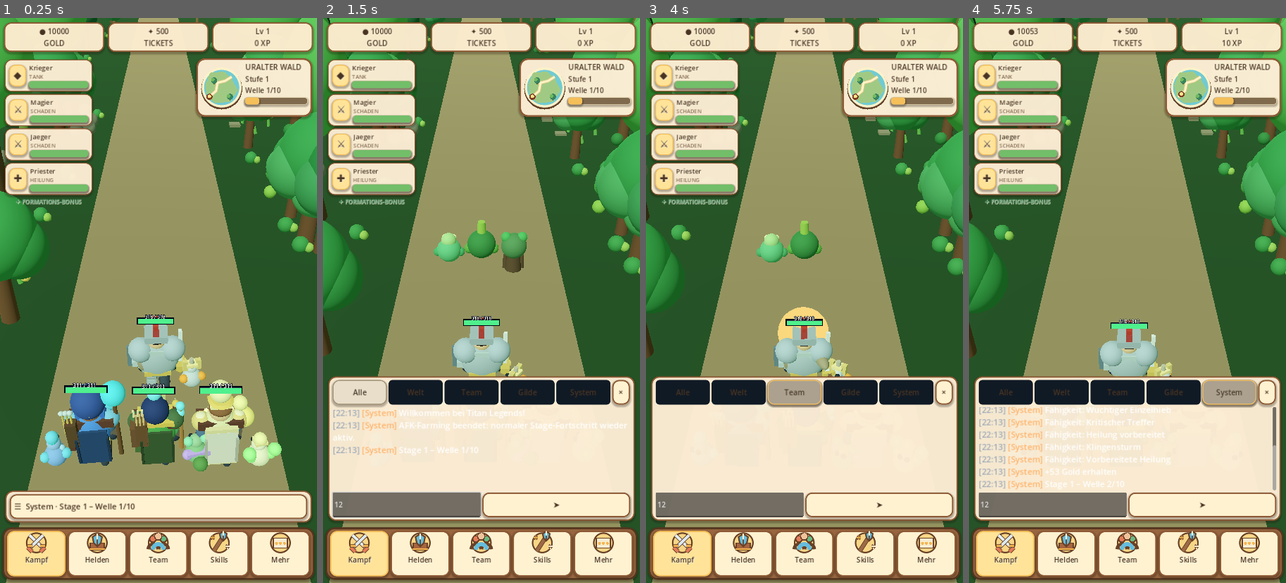
Above: before the commit, frames 1-4 (left to right).
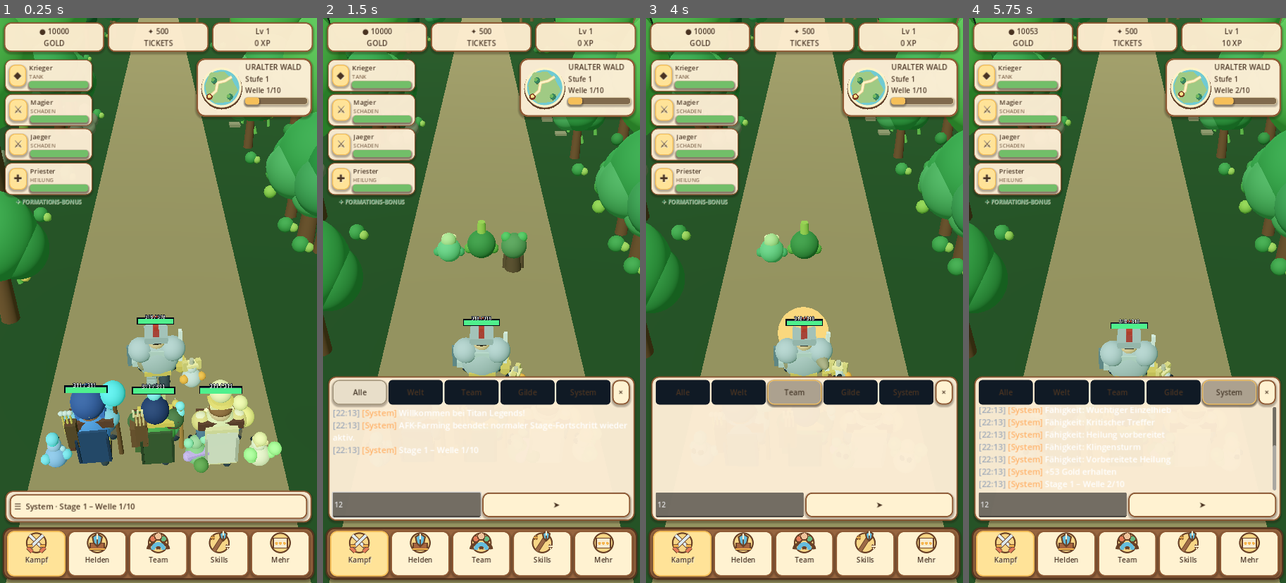
Above: after the commit, the same moments.

Repository: xynewageyx/TitanLegend
Game: Godot game, scene res://scenes/main.tscn
Two runs of this game, one before a commit and one after it. Both use one fixed random seed, a clock stepped at 60 frames per second and the inputs below.
Inputs (mouse positions are in pixels of both pictures, inside the frame that each line leads up to):
- Up to frame 1 (0.25 s): no input
- Up to frame 2 (1.5 s): click "☰ System · Stage 1 – Welle 1/…" at 0.5 s; click (405, 503) at 1.27 s; type "12" at 1.35 s
- Up to frame 3 (4 s): click "Welt" at 2 s; click "Alle" at 2.75 s; click "Team" at 3.5 s
- Up to frame 4 (5.75 s): click "Gilde" at 4.25 s; click "System" at 5 s

The runs differ from the first frame. In frame 1, 0.3% of the frame differs, in the area x 12-89%, y 60-81%; in frame 2, less than 0.1%; in frame 3, less than 0.1%; in frame 4, less than 0.1%.

Commit message:
Add walk-aware idle motion to passive elemental companions

Diff:
--- a/scripts/team_formation.gd
+++ b/scripts/team_formation.gd
@@ -131,8 +131,11 @@
    hero.position.x = _formation_position(i).x + sin(animation_clock * 1.35 + float(i) * 1.7) * 0.035
   var pet: Node3D = hero.get_node_or_null("PassivePet") as Node3D
   if pet != null:
-   pet.position.y = 0.12 + sin(animation_clock * 3.4 + float(i)) * 0.15
-   pet.rotation.y += delta * 0.65
+   # Passive companion stays beside its hero; only its idle motion changes.
+   var pet_bob_speed: float = 5.2 if is_walking else 3.4
+   var pet_bob_height: float = 0.10 if is_walking else 0.15
+   pet.position.y = 0.12 + sin(animation_clock * pet_bob_speed + float(i)) * pet_bob_height
+   pet.rotation.y += delta * (0.85 if is_walking else 0.65)
  if attack_flash > 0.0:
   attack_flash = maxf(0.0, attack_flash - delta)
 
